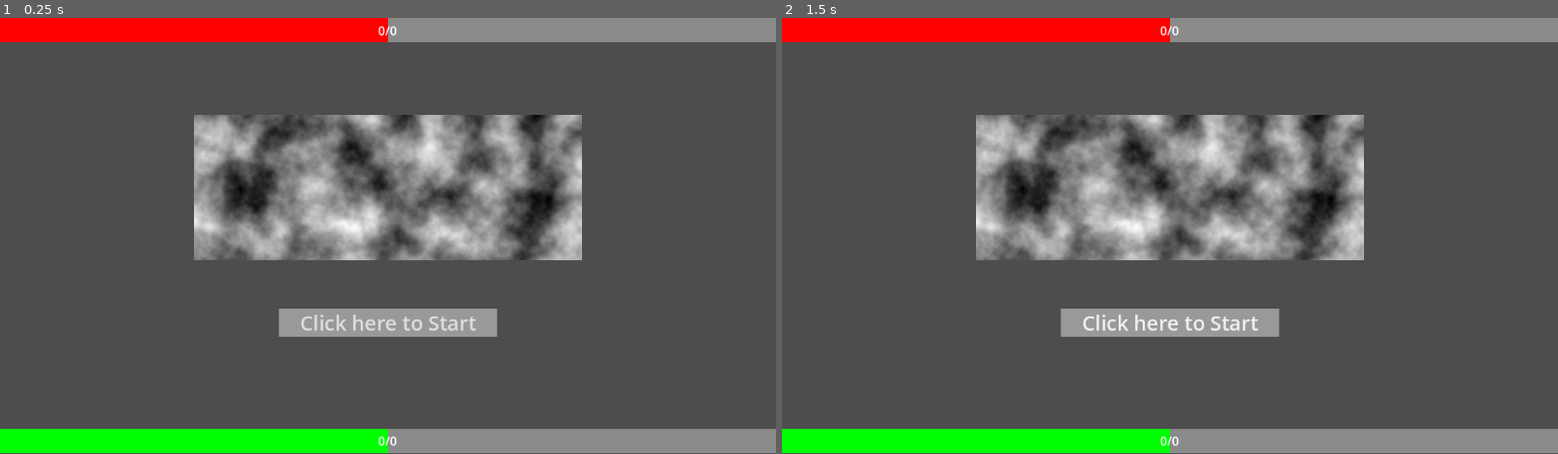
Above: before the commit, frames 1-2 (left to right).
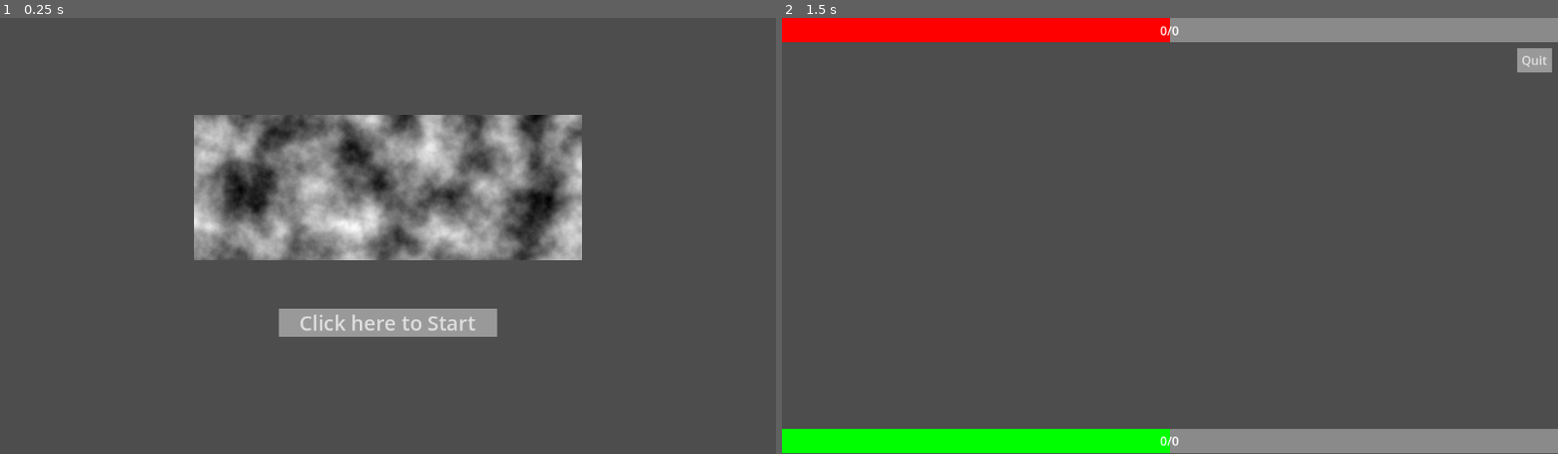
Above: after the commit, the same moments.

Repository: whitehatcat-JE/TowerDefenceGameJam
Game: Godot game, scene res://UI/GUI.tscn
Same seed, same stepped clock (60 frames per second), same inputs: the game is played once before the commit and once after it. The project has no main scene, so this scene is started directly.
Inputs (mouse positions are in pixels of both pictures, inside the frame that each line leads up to):
- Up to frame 1 (0.25 s): no input
- Up to frame 2 (1.5 s): click "Click here to Start" at 0.5 s; click (1170, 323) at 1.25 s, where only the run before the commit has a clickable "Click here to Start"

The runs differ from the first frame. In frame 1, 11% of the frame differs, in the area x 0-100%, y 0-100%; in frame 2, 15%, in the area x 25-100%, y 6-74%.

Commit message:
Moved button connection logic into GUI.gd, scaling works except for menu

Diff:
--- a/UI/EndUI.tscn
+++ b/UI/EndUI.tscn
@@ -1,6 +1,6 @@
 [gd_scene load_steps=7 format=3 uid="uid://c44eavgyr53au"]
 
-[ext_resource type="Script" path="res://UI/ENDUI.gd" id="1_8s8dp"]
+[ext_resource type="Script" path="res://UI/EndUI.gd" id="1_clk3l"]
 [ext_resource type="StyleBox" uid="uid://bp8k6o2mxjupy" path="res://UI/UILightGray.stylebox" id="2_js62w"]
 [ext_resource type="StyleBox" uid="uid://dpcai1ghlgd3s" path="res://UI/UIHover.stylebox" id="3_fpx6x"]
 [ext_resource type="StyleBox" uid="uid://bxaxtua03o8bv" path="res://UI/UIGrey.stylebox" id="4_6ygti"]
@@ -17,7 +17,7 @@
 anchor_bottom = 1.0
 grow_horizontal = 2
 grow_vertical = 2
-script = ExtResource("1_8s8dp")
+script = ExtResource("1_clk3l")
 
 [node name="Background" type="TextureRect" parent="."]
 layout_mode = 1
@@ -28,7 +28,7 @@
 grow_vertical = 2
 texture = SubResource("NoiseTexture2D_bgmvo")
 
-[node name="Button" type="Button" parent="."]
+[node name="RestartButton" type="Button" parent="."]
 layout_mode = 1
 anchors_preset = -1
 anchor_left = 0.5
@@ -47,3 +47,4 @@
 text = "Back to Menu"
 
 [connection signal="ready" from="Background" to="." method="_on_background_ready"]
+[connection signal="pressed" from="RestartButton" to="." method="_on_restart_button_pressed"]
--- a/UI/GUI.gd
+++ b/UI/GUI.gd
@@ -1,9 +1,23 @@
 extends Control
+
+func _ready():
+	show_menu_ui()
+	$MenuUI/StartButton.pressed.connect(show_game_ui)
+	$GameUI/RageQuitButton.pressed.connect(show_end_ui)
+	$EndUI/RestartButton.pressed.connect(show_menu_ui)
+
 
 func show_game_ui():
 	$MenuUI.hide()
+	$EndUI.hide()
 	$GameUI.show()
 
 func show_menu_ui():
 	$GameUI.hide()
+	$EndUI.hide()
 	$MenuUI.show()
+
+func show_end_ui():
+	$GameUI.hide()
+	$MenuUI.hide()
+	$EndUI.show()
--- a/UI/GUI.tscn
+++ b/UI/GUI.tscn
@@ -1,7 +1,9 @@
-[gd_scene load_steps=3 format=3 uid="uid://cgvev3etdmlro"]
+[gd_scene load_steps=5 format=3 uid="uid://cgvev3etdmlro"]
 
 [ext_resource type="PackedScene" uid="uid://8q6ovcg2jcc4" path="res://UI/GameUI.tscn" id="1_1uerf"]
+[ext_resource type="Script" path="res://UI/GUI.gd" id="1_utu6n"]
 [ext_resource type="PackedScene" uid="uid://d228jnajkcqxe" path="res://UI/MenuUI.tscn" id="2_iux2m"]
+[ext_resource type="PackedScene" uid="uid://c44eavgyr53au" path="res://UI/EndUI.tscn" id="4_occmn"]
 
 [node name="GUI" type="Control"]
 layout_mode = 3
@@ -10,9 +12,13 @@
 anchor_bottom = 1.0
 grow_horizontal = 2
 grow_vertical = 2
+script = ExtResource("1_utu6n")
 
 [node name="GameUI" parent="." instance=ExtResource("1_1uerf")]
 layout_mode = 1
 
 [node name="MenuUI" parent="." instance=ExtResource("2_iux2m")]
 layout_mode = 1
+
+[node name="EndUI" parent="." instance=ExtResource("4_occmn")]
+layout_mode = 1
--- a/UI/GameUI.tscn
+++ b/UI/GameUI.tscn
@@ -1,9 +1,11 @@
-[gd_scene load_steps=5 format=3 uid="uid://8q6ovcg2jcc4"]
+[gd_scene load_steps=7 format=3 uid="uid://8q6ovcg2jcc4"]
 
 [ext_resource type="Script" path="res://UI/GameUI.gd" id="1_edb48"]
 [ext_resource type="StyleBox" uid="uid://bxaxtua03o8bv" path="res://UI/UIGrey.stylebox" id="1_ufxl4"]
 [ext_resource type="StyleBox" uid="uid://di38j2ynj3agl" path="res://UI/UIRed.stylebox" id="2_wnhax"]
 [ext_resource type="StyleBox" uid="uid://blmu7r5fy7g41" path="res://UI/UIGreen.tres" id="3_crekm"]
+[ext_resource type="StyleBox" uid="uid://bp8k6o2mxjupy" path="res://UI/UILightGray.stylebox" id="5_t53ag"]
+[ext_resource type="StyleBox" uid="uid://dpcai1ghlgd3s" path="res://UI/UIHover.stylebox" id="6_eistq"]
 
 [node name="GameUI" type="Control"]
 layout_mode = 3
@@ -16,9 +18,10 @@
 
 [node name="HealthBar" type="ProgressBar" parent="."]
 layout_mode = 1
-anchors_preset = 10
+anchors_preset = -1
 anchor_right = 1.0
-offset_bottom = 32.0
+anchor_bottom = 0.056
+offset_bottom = -0.256001
 grow_horizontal = 2
 theme_override_styles/background = ExtResource("1_ufxl4")
 theme_override_styles/fill = ExtResource("2_wnhax")
@@ -74,3 +77,21 @@
 text = "0/0"
 horizontal_alignment = 1
 vertical_alignment = 1
+
+[node name="RageQuitButton" type="Button" parent="."]
+layout_mode = 1
+anchors_preset = -1
+anchor_left = 0.992
+anchor_top = 0.069
+anchor_right = 0.992
+anchor_bottom = 0.069
+offset_left = -45.808
+offset_top = 0.255997
+offset_right = 0.191956
+offset_bottom = 32.256
+theme_override_styles/normal = ExtResource("5_t53ag")
+theme_override_styles/hover = ExtResource("6_eistq")
+theme_override_styles/pressed = ExtResource("1_ufxl4")
+theme_override_styles/disabled = ExtResource("5_t53ag")
+theme_override_styles/focus = ExtResource("5_t53ag")
+text = "Quit"
--- a/UI/MenuUI.gd
+++ b/UI/MenuUI.gd
@@ -1,6 +1 @@
 extends Control
-
-signal start_pressed;
-
-func _on_start_button_pressed():
-	start_pressed.emit()
--- a/UI/MenuUI.tscn
+++ b/UI/MenuUI.tscn
@@ -22,15 +22,14 @@
 
 [node name="Title" type="TextureRect" parent="."]
 layout_mode = 1
-anchors_preset = 8
-anchor_left = 0.5
-anchor_top = 0.5
-anchor_right = 0.5
-anchor_bottom = 0.5
-offset_left = -256.0
-offset_top = -160.0
-offset_right = 256.0
-offset_bottom = 32.0
+anchors_preset = -1
+anchor_left = 0.25
+anchor_top = 0.222
+anchor_right = 0.75
+anchor_bottom = 0.556
+offset_top = 0.127991
+offset_right = -6.10352e-05
+offset_bottom = -0.256042
 grow_horizontal = 2
 grow_vertical = 2
 texture = SubResource("NoiseTexture2D_juwx6")
@@ -39,14 +38,14 @@
 [node name="StartButton" type="Button" parent="."]
 layout_mode = 1
 anchors_preset = -1
-anchor_left = 0.5
-anchor_top = 0.768
-anchor_right = 0.5
-anchor_bottom = 0.768
-offset_left = -144.0
-offset_top = -58.368
-offset_right = 144.0
-offset_bottom = -21.368
+anchor_left = 0.359
+anchor_top = 0.667
+anchor_right = 0.641
+anchor_bottom = 0.731
+offset_left = 0.383972
+offset_top = -0.192017
+offset_right = -0.384033
+offset_bottom = -0.0559998
 grow_horizontal = 2
 grow_vertical = 2
 theme_override_font_sizes/font_size = 27
